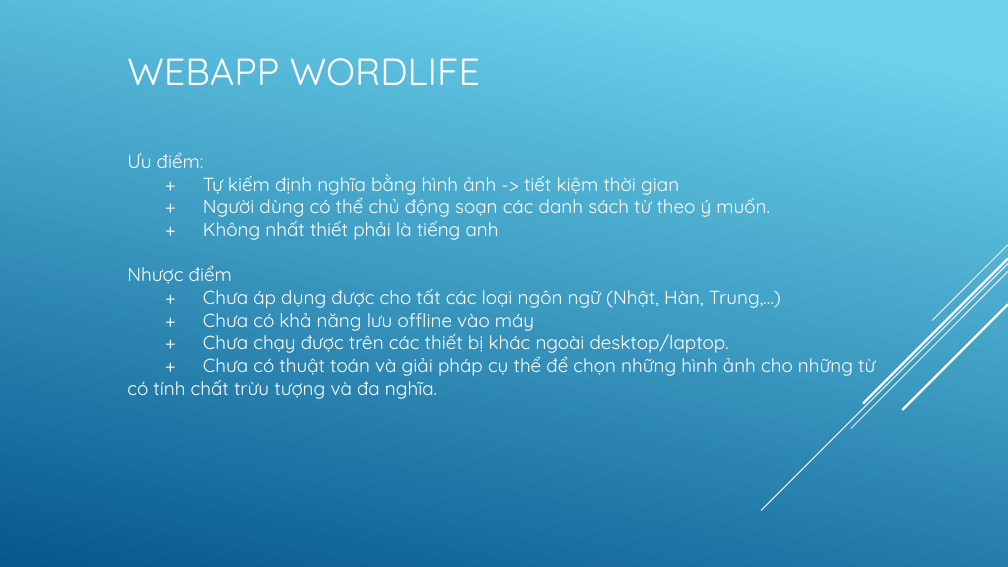
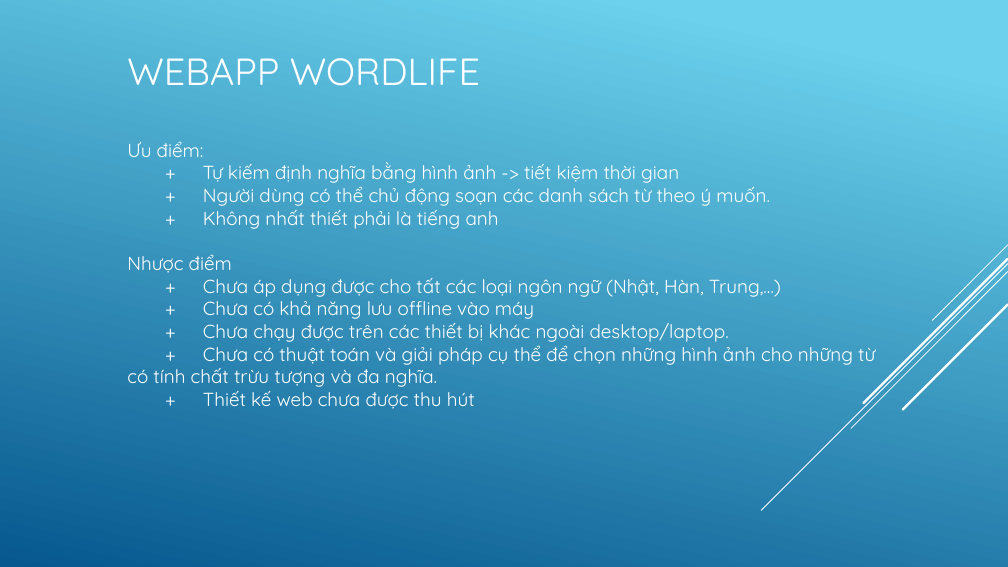
Before and after one commit to nghgminhtri/wordlife, a slide deck: slide 3 of presentation/Presentation.pptx. Drawn at 1008x567 pixels with LibreOffice and Linux fonts; fonts in the diff are those of the drawing. Boxes give left, top, right and bottom in pixels: in the first picture for what was removed or moved away, otherwise in the second. Text is boxed around its words. In the diff, an @@ line names an element or a change of style, - is before the commit and + after.

Commit message:
updatepres

```diff
--- a/presentation/Presentation.pptx
+++ b/presentation/Presentation.pptx
@@ text "Ưu điểm:": place and size @@
-text "Ưu điểm:" at [127, 153, 875, 399]
+text "Ưu điểm:" at [127, 142, 875, 409]
@@ text at [203, 386, 475, 409]: paragraph added @@
++ Thiết kế web chưa được thu hút
```
